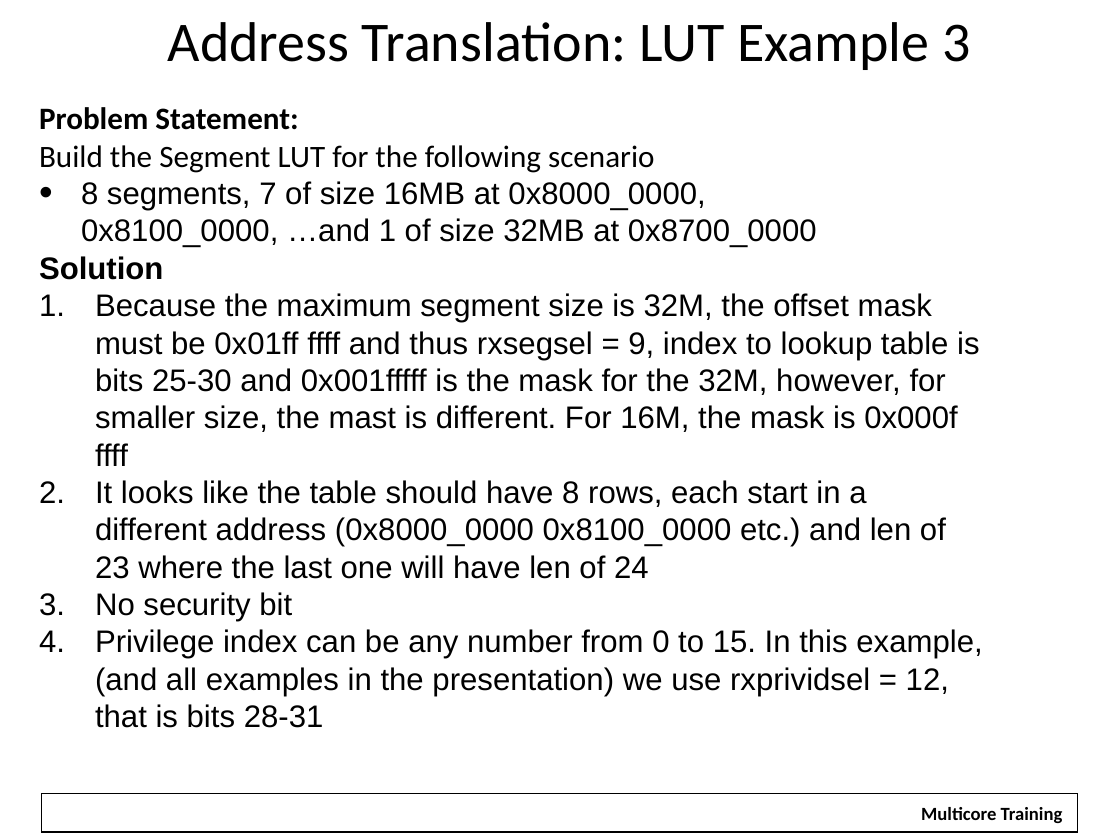
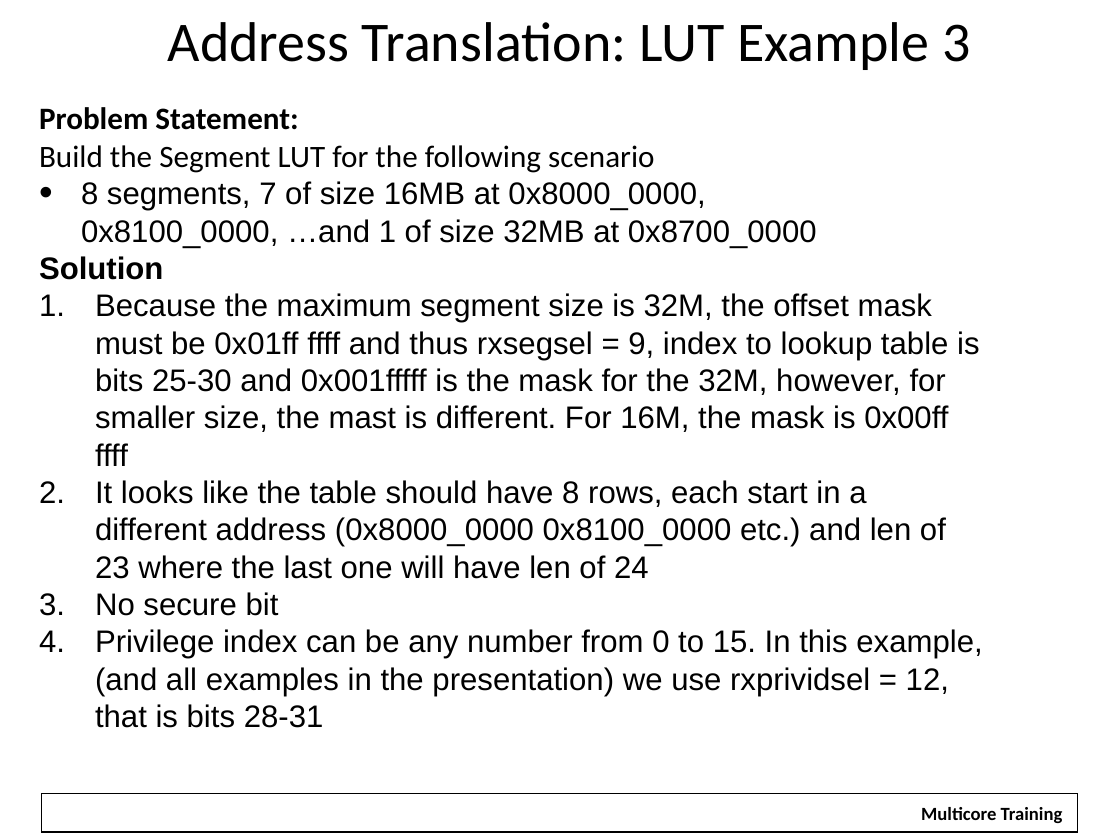
Before and after one commit to hari1989/keystone-workshop, a slide deck: slide 35 of slides/Intro to Hyperlink.pptx (slide 36 before the commit). Drawn at 1120x840 pixels with LibreOffice and Linux fonts; fonts in the diff are those of the drawing; background and template pictures are left out. Boxes give left, top, right and bottom in pixels: in the first picture for what was removed or moved away, otherwise in the second. Text is boxed around its words. In the diff, an @@ line names an element or a change of style, - is before the commit and + after.

```diff
--- a/slides/Intro to Hyperlink.pptx
+++ b/slides/Intro to Hyperlink.pptx
@@ text at (95,293,980,466): text changed @@
-1. Because the maximum segment size is 32M, the offset mask must be 0x01ff ffff and thus rxsegsel = 9, index to lookup table is bits 25-30 and 0x001fffff is the mask for the 32M, however, for smaller size, the mast is different. For 16M, the mask is 0x000f ffff
+1. Because the maximum segment size is 32M, the offset mask must be 0x01ff ffff and thus rxsegsel = 9, index to lookup table is bits 25-30 and 0x001fffff is the mask for the 32M, however, for smaller size, the mast is different. For 16M, the mask is 0x00ff ffff
@@ text at (95,592,279,616): text changed @@
-3. No security bit
+3. No secure bit
```
Also in this commit, not shown: 20 other slides changed, 1 slide added, 2 slides removed.
